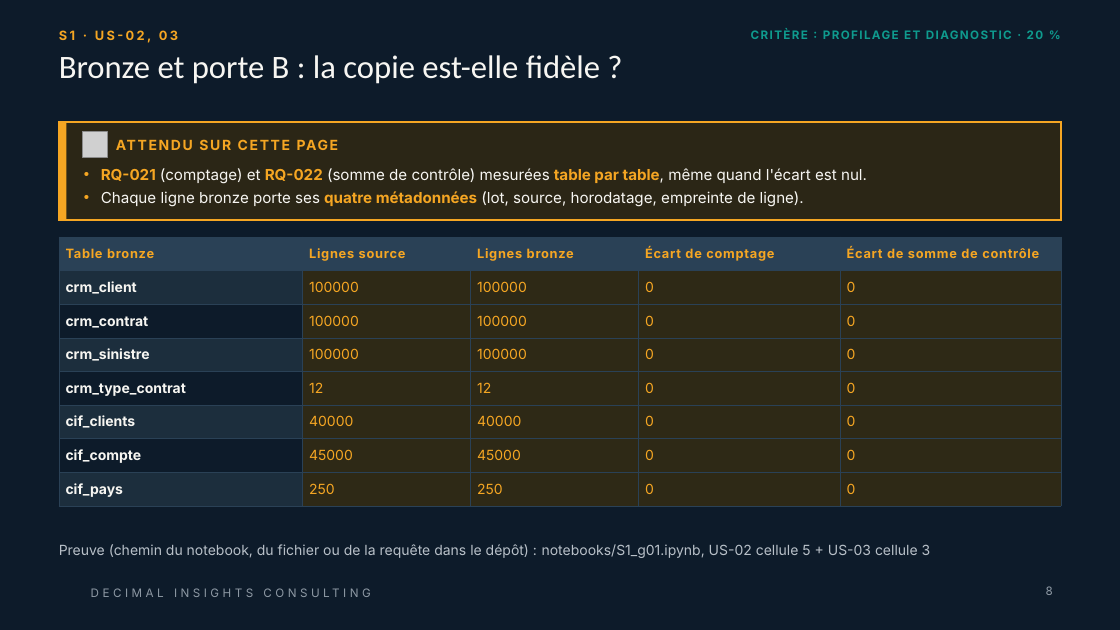
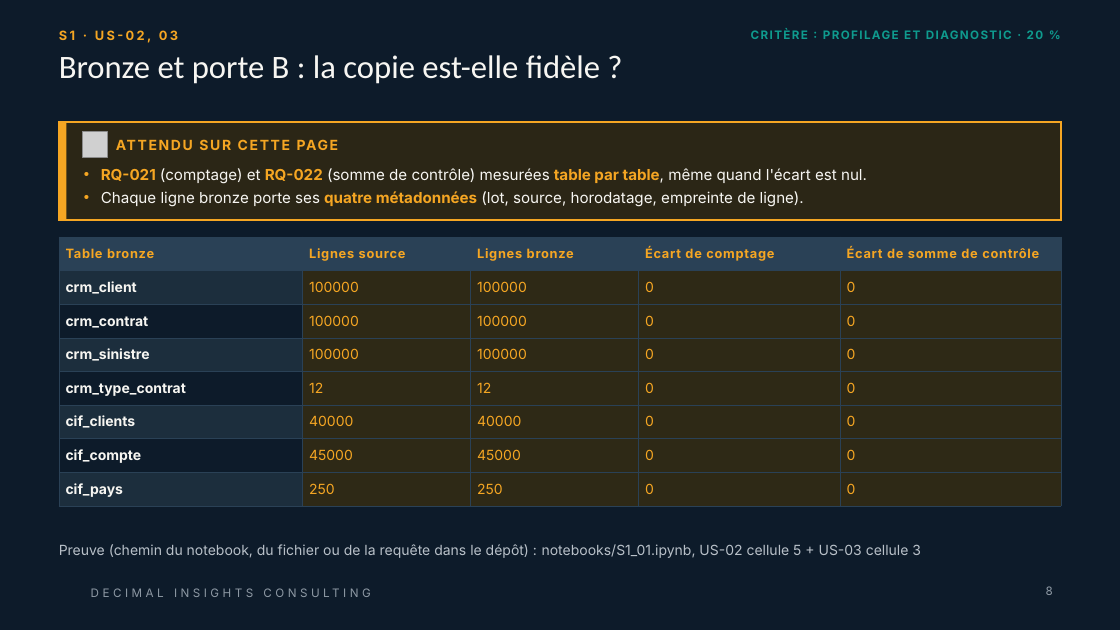
Before and after one commit to Samii05/td-qualite-g01, a slide deck: slide 8 of livrables/Livrable_Groupe_TD_AssurConnect.pptx. Drawn at 1120x630 pixels with LibreOffice and Linux fonts; fonts in the diff are those of the drawing; grey boxes stand for pictures; background and template pictures are left out. Boxes give left, top, right and bottom in pixels: in the first picture for what was removed or moved away, otherwise in the second. Text is boxed around its words. In the diff, an @@ line names an element or a change of style, - is before the commit and + after.

```diff
--- a/livrables/Livrable_Groupe_TD_AssurConnect.pptx
+++ b/livrables/Livrable_Groupe_TD_AssurConnect.pptx
@@ text at bbox=[59, 544, 921, 558]: text changed @@
-Preuve (chemin du notebook, du fichier ou de la requête dans le dépôt) : notebooks/S1_g01.ipynb, US-02 cellule 5 + US-03 cellule 3
+Preuve (chemin du notebook, du fichier ou de la requête dans le dépôt) : notebooks/S1_01.ipynb, US-02 cellule 5 + US-03 cellule 3
```
Also in this commit, not shown: 3 other slides changed, 2 other files.
